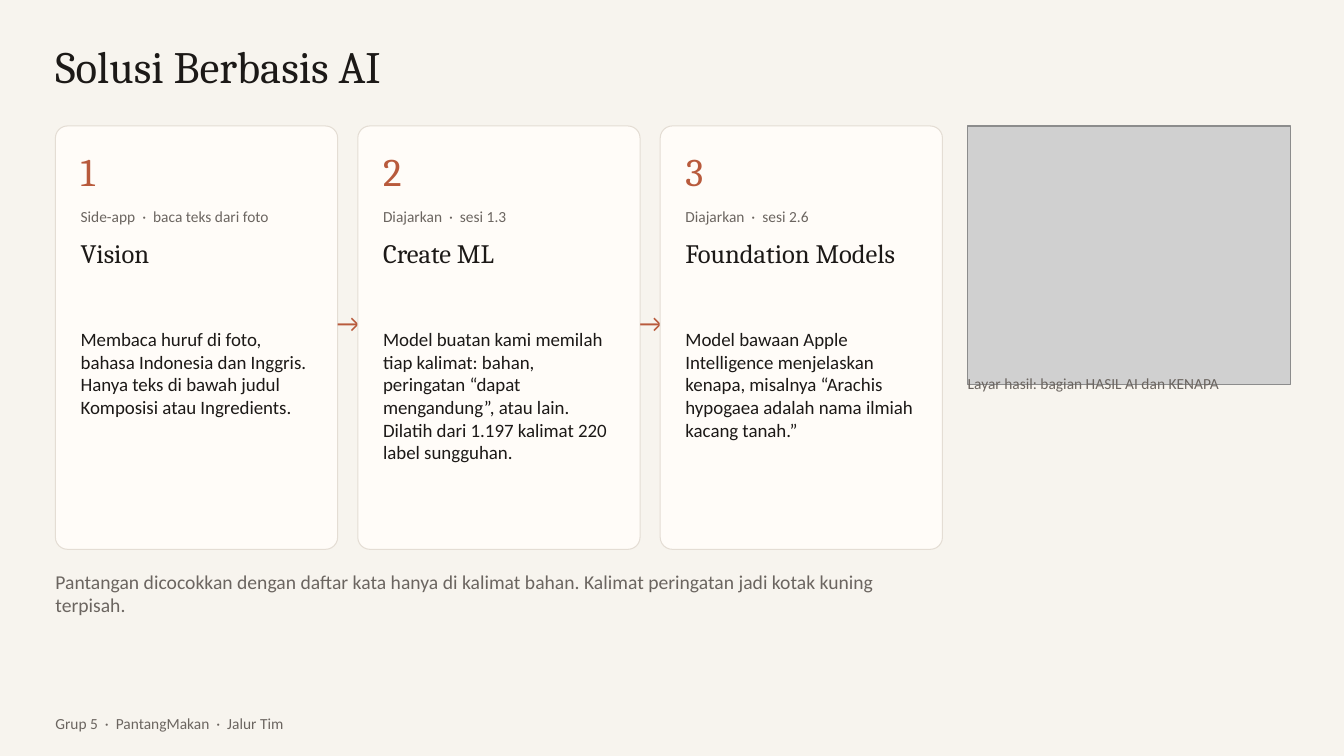
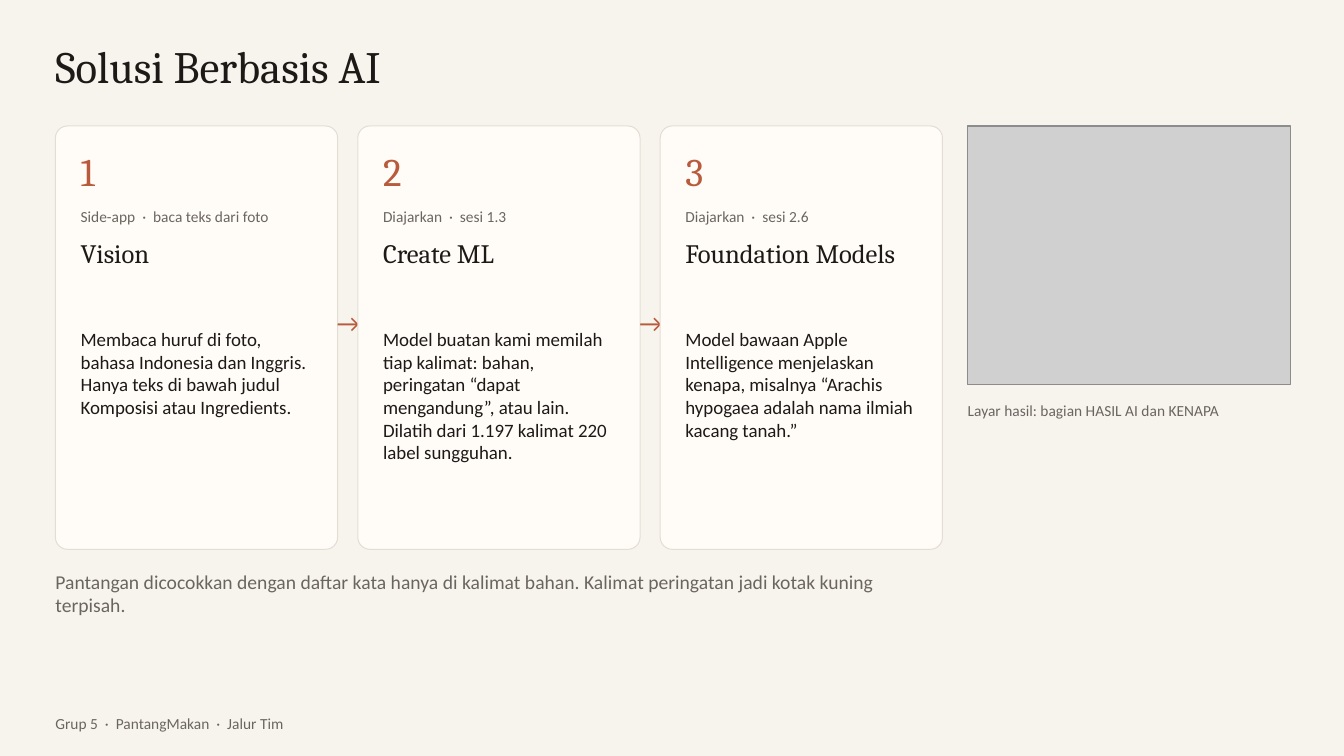
Before and after one commit to dendyramdhan/PantangMakan, a slide deck: slide 7 of presentasi/PantangMakan.pptx. Drawn at 1344x756 pixels with LibreOffice and Linux fonts; fonts in the diff are those of the drawing; grey boxes stand for pictures. Boxes give left, top, right and bottom in pixels: in the first picture for what was removed or moved away, otherwise in the second. Text is boxed around its words. In the diff, an @@ line names an element or a change of style, - is before the commit and + after.

Commit message:
Rapikan caption slide Solusi

```diff
--- a/presentasi/PantangMakan.pptx
+++ b/presentasi/PantangMakan.pptx
@@ text "Layar hasil: bagian HASIL AI ...": place and size @@
-text "Layar hasil: bagian HASIL AI ..." at <box>968,378,1219,392</box>
+text "Layar hasil: bagian HASIL AI ..." at <box>968,405,1219,419</box>
```
Also in this commit, not shown: 2 other files.
